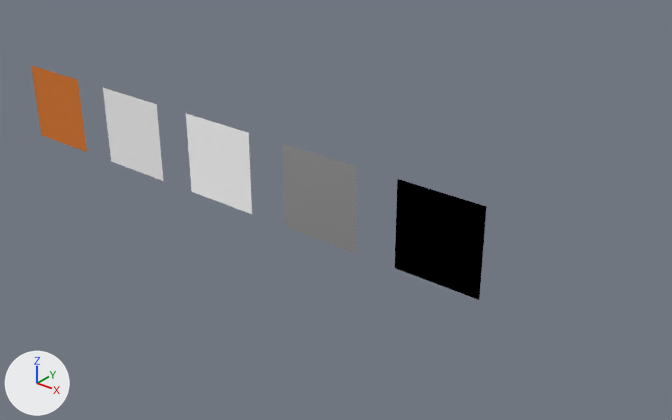
One commit to the glTF model tests/importer/fixtures/material_workflows.glb: the scene before it, then after it.
Rendered twice from a 50 mm camera at (20.49, -13.79, 8.41) aimed at (8.88, 0.73, -0.6). Every picture has the same lights, and +X, +Y and +Z are marked at lower left. The first picture is the older version.

The older version as bpy lines, for what is in view:
```python
me_nopbr = bpy.data.meshes.new('nopbr')
me_nopbr.from_pydata([(-1.0, 0.0, -1.0), (1.0, 0.0, -1.0), (1.0, 0.0, 1.0), (-1.0, 0.0, 1.0)], [], [(0, 1, 2), (0, 2, 3)])
me_nopbr.materials.append(mat_nopbr)  # white #ffffff
me_specgloss = bpy.data.meshes.new('specgloss')
me_specgloss.from_pydata(...)  # 4 vertices, 2 faces; spans x -1.0..1.0, y 0.0, z -1.0..1.0
me_specgloss.materials.append(mat_specgloss)  # picture img_image_0
me_unlit = bpy.data.meshes.new('unlit')
me_unlit.from_pydata([(-1.0, 0.0, -1.0), (1.0, 0.0, -1.0), (1.0, 0.0, 1.0), (-1.0, 0.0, 1.0)], [], [(0, 1, 2), (0, 2, 3)])
me_unlit.materials.append(mat_unlit)
ob_nopbr = bpy.data.objects.new('nopbr', me_nopbr)
ob_nopbr.location = (6.0, 0.0, 0.0)
ob_specgloss = bpy.data.objects.new('specgloss', me_specgloss)
ob_specgloss.location = (0.0, 0.0, 0.0)
ob_unlit = bpy.data.objects.new('unlit', me_unlit)
ob_unlit.location = (12.0, 0.0, 0.0)
# also in view: 'specgloss_metal' at (3.0, 0.0, 0.0); 'mr_default' at (9.0, 0.0, 0.0)
```
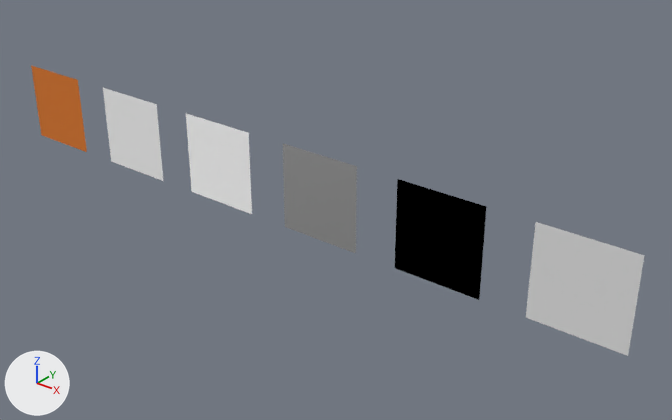
Where the change shows, as pixel boxes [x1, y1, x2, y2] in the pictures (672 x 420 px):
'nomaterial', added
    after: [526, 222, 645, 356]

The change, as a list of edits to the scene's bpy script:
```text
Add me_nomaterial:
    me_nomaterial.from_pydata([(-1.0, 0.0, -1.0), (1.0, 0.0, -1.0), (1.0, 0.0, 1.0), (-1.0, 0.0, 1.0)], [], [(0, 1, 2), (0, 2, 3)])
Add ob_nomaterial:
    ob_nomaterial = bpy.data.objects.new('nomaterial', me_nomaterial)
    ob_nomaterial.location = (15.0, 0.0, 0.0)
```
